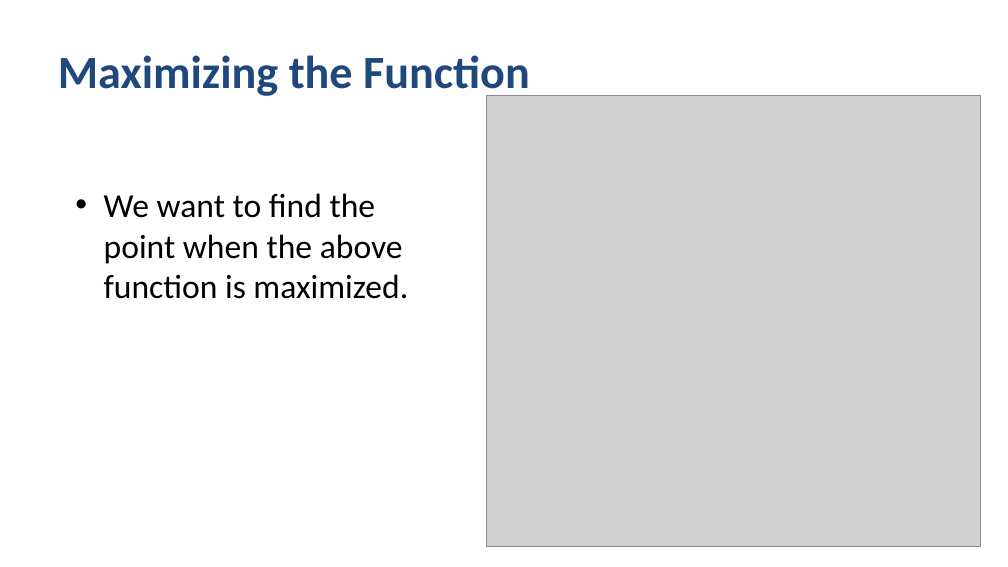
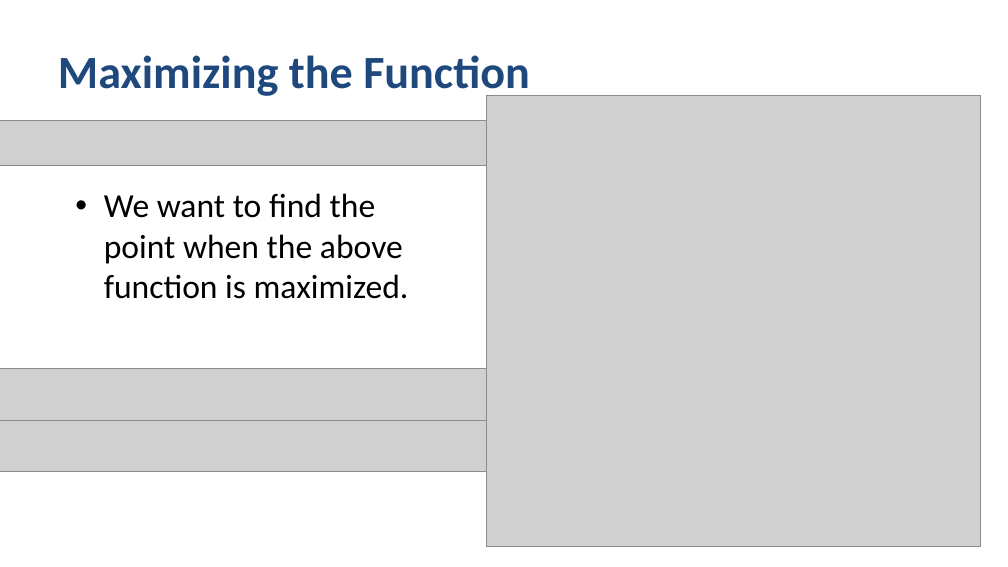
Before and after one commit to alexkcode/pa-541, a slide deck: slide 30 of PA_541_Week_13_PanelDataPart1_PooledCrossSect_STUDENT.pptx. Drawn at 1008x567 pixels with LibreOffice and Linux fonts; fonts in the diff are those of the drawing; grey boxes stand for pictures. Boxes give left, top, right and bottom in pixels: in the first picture for what was removed or moved away, otherwise in the second. Text is boxed around its words. In the diff, an @@ line names an element or a change of style, - is before the commit and + after.

```diff
--- a/PA_541_Week_13_PanelDataPart1_PooledCrossSect_STUDENT.pptx
+++ b/PA_541_Week_13_PanelDataPart1_PooledCrossSect_STUDENT.pptx
@@ picture added at [0, 120, 699, 166] @@
@@ text "We want to find the ..." at [104, 193, 409, 299]: indent changed @@
@@ picture added at [0, 368, 727, 420] @@
@@ picture added at [0, 420, 730, 472] @@
```
Also in this commit, not shown: 52 other slides changed, 2 slides added, 2 slides removed, 10 other files.
